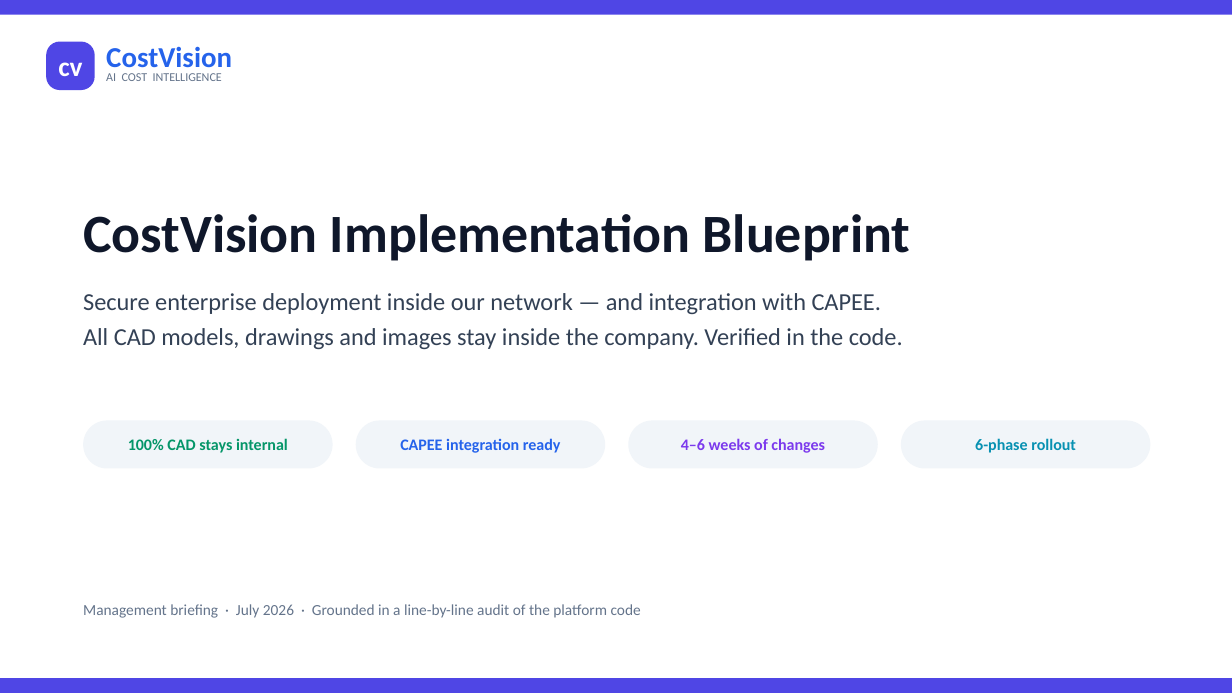
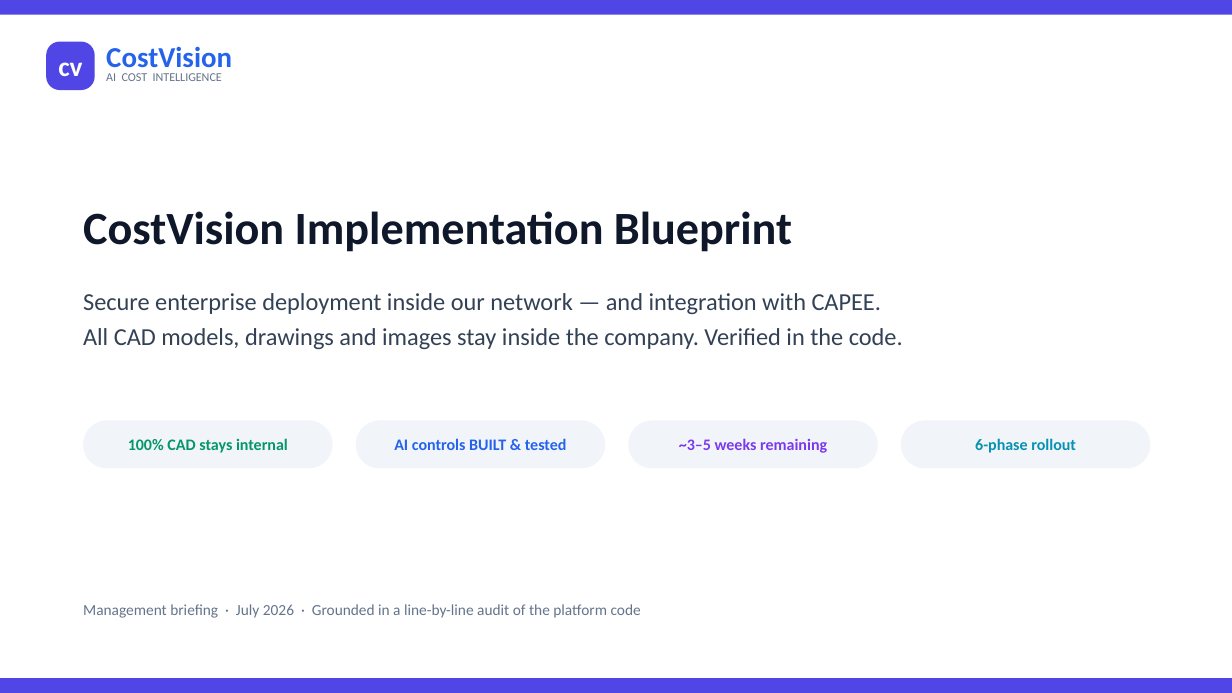
Before and after one commit to bhosaleavinash546/leamington-marathi, a slide deck: slide 1 of CostVision-Implementation-Blueprint.pptx. Drawn at 1232x693 pixels with LibreOffice and Linux fonts; fonts in the diff are those of the drawing. Boxes give left, top, right and bottom in pixels: in the first picture for what was removed or moved away, otherwise in the second. Text is boxed around its words. In the diff, an @@ line names an element or a change of style, - is before the commit and + after.

```diff
--- a/CostVision-Implementation-Blueprint.pptx
+++ b/CostVision-Implementation-Blueprint.pptx
@@ text "CostVision Implementation Blueprint" at (83,211,792,252): size 42 to 36 pt @@
@@ text in rounded rectangle at (394,438,567,450): text changed @@
-CAPEE integration ready
+AI controls BUILT & tested
@@ text in rounded rectangle at (679,438,827,453): text changed @@
-4–6 weeks of changes
+~3–5 weeks remaining
```
Also in this commit, not shown: 11 other slides changed, 2 other files.
